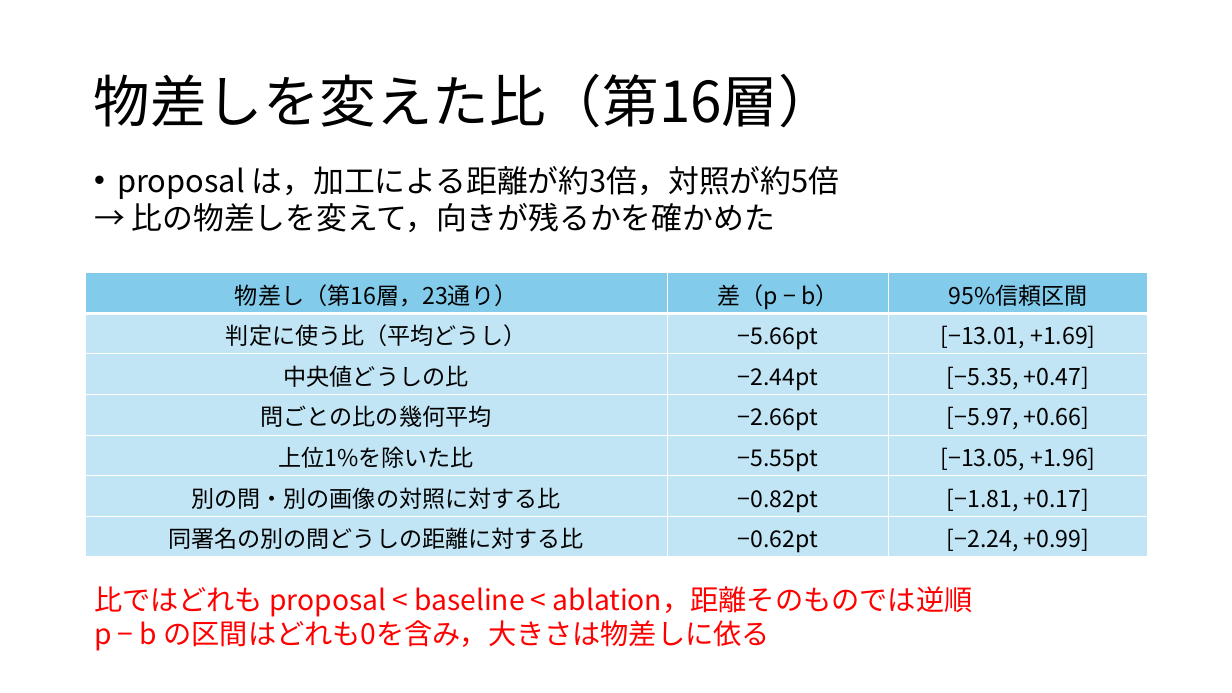
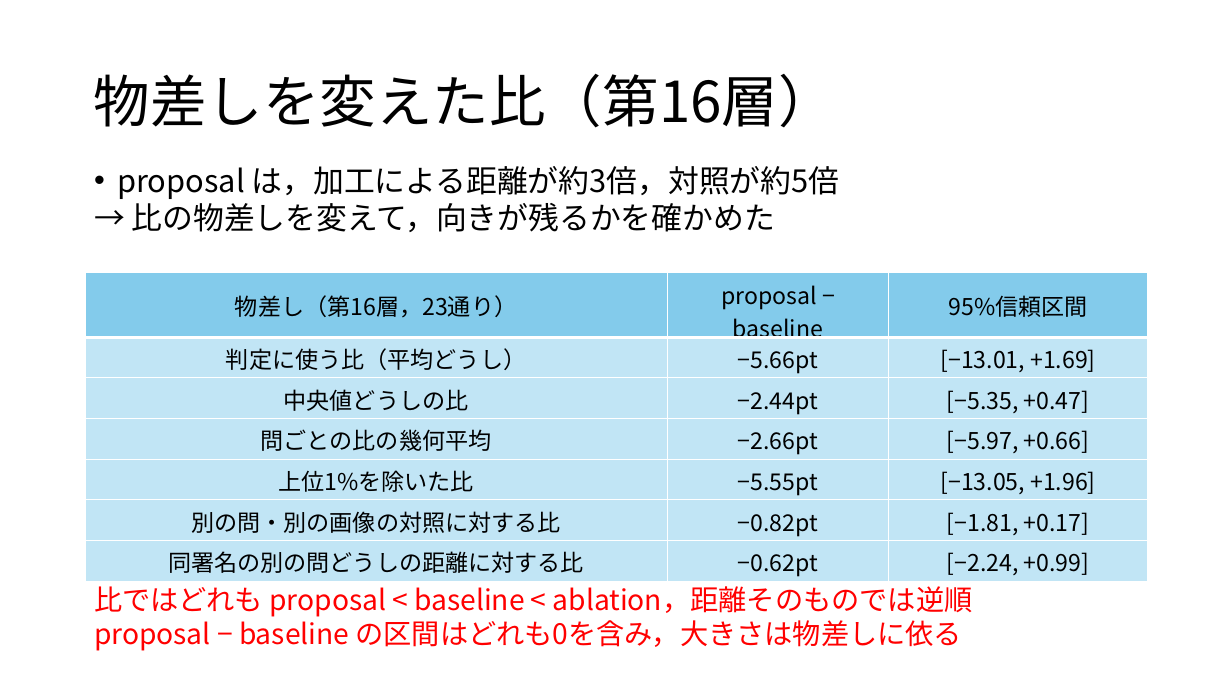
Before and after one commit to tomoking2004/cotar, a slide deck: slide 11 of presentations/20261030_進捗報告.pptx. Drawn at 1232x693 pixels with LibreOffice and Linux fonts; fonts in the diff are those of the drawing. Boxes give left, top, right and bottom in pixels: in the first picture for what was removed or moved away, otherwise in the second. Text is boxed around its words. In the diff, an @@ line names an element or a change of style, - is before the commit and + after.

```diff
--- a/presentations/20261030_進捗報告.pptx
+++ b/presentations/20261030_進捗報告.pptx
@@ table at (85, 273, 1148, 581) @@
-row 1, column 2: 差（p − b）
+row 1, column 2: proposal − baseline
@@ text at (94, 615, 962, 651): text changed @@
-p − b の区間はどれも0を含み，大きさは物差しに依る
+proposal − baseline の区間はどれも0を含み，大きさは物差しに依る
```
Also in this commit, not shown: 1 other slide changed, 1 other file.
